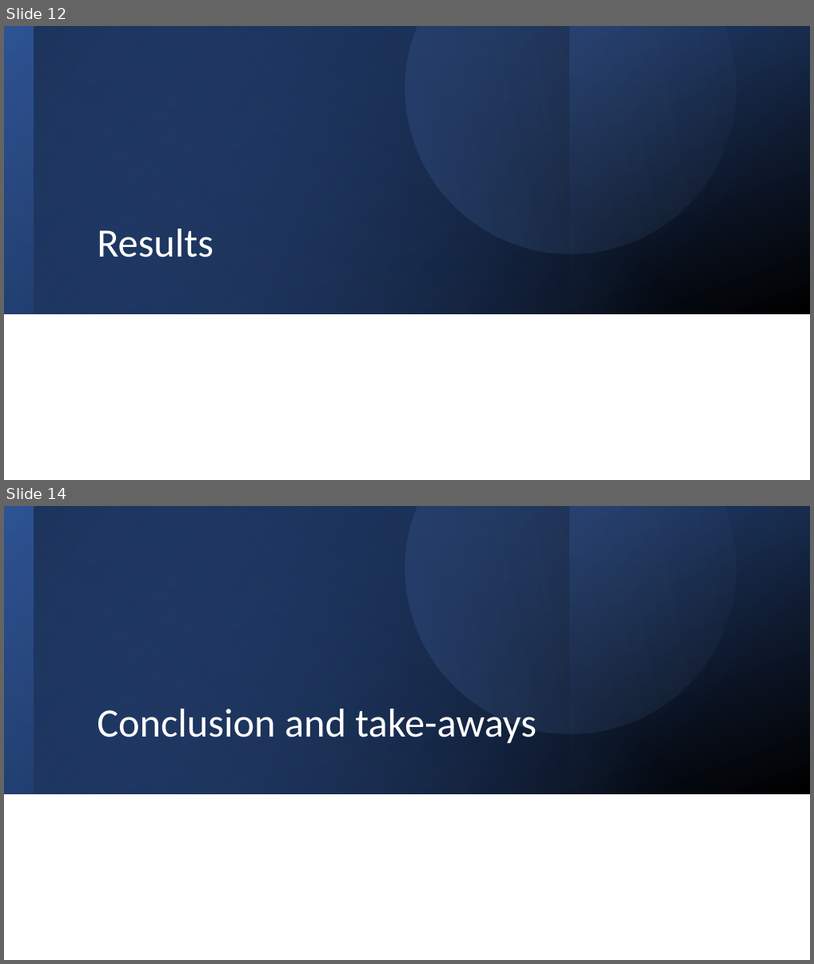
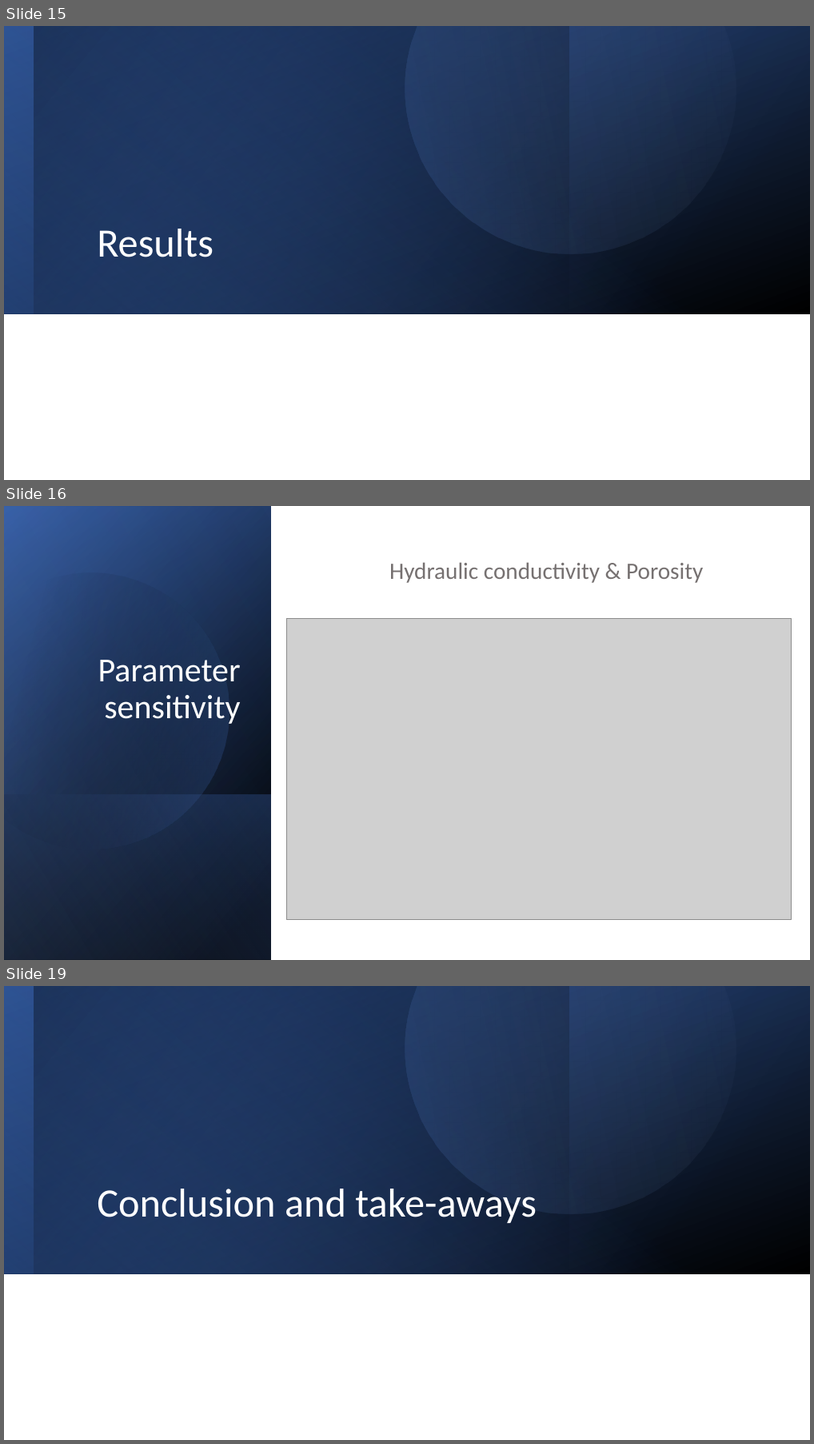
Before and after one commit to Daafip/design-ASR-CEGM2006, a slide deck: Eindpresentatie.pptx. Shown one above the other, each under a label of ours: slides 12 and 14 before the commit, slides 15, 16 and 19 after it; the slides between them are not shown. The pictures are 814x964 and 814x1444 pixels, drawn with LibreOffice and Linux fonts; fonts in the diff are those of the drawing; grey boxes stand for pictures. Boxes give left, top, right and bottom in pixels: in the first picture for what was removed or moved away, otherwise in the second. Text is boxed around its words. In the diff, an @@ line names an element or a change of style, - is before the commit and + after.

```diff
--- a/Eindpresentatie.pptx
+++ b/Eindpresentatie.pptx
@@ slide 16 added at (4,506,810,960), background #FFFFFF @@
@@ rectangle added at (4,506,810,960), fill #FFFFFF @@
@@ rectangle added at (4,506,271,960), fill gradient #000000 to #2F5597 @@
@@ rectangle added at (4,507,271,960), fill gradient #000000 to #4472C4 @@
@@ rectangle added at (4,506,271,959), fill gradient #000000 to #8FAADC @@
@@ freeform shape added at (4,540,262,877), fill gradient #000000 to #4472C4 @@
@@ text added at (390,562,703,583), 27.9 pt, text #767171 @@
+  Hydraulic conductivity & Porosity
@@ picture added at (286,619,792,919) @@
@@ title added at (98,660,241,724), 40 pt, text #FFFFFF @@
+Parameter sensitivity
@@ rectangle added at (4,794,271,960), fill gradient #4472C4 to #000000 @@
@@ what was slide 12 is now slide 15 @@
@@ what was slide 14 is now slide 19 @@
```
Also in this commit, not shown: 2 slides changed, 6 other slides added, 2 slides removed.
